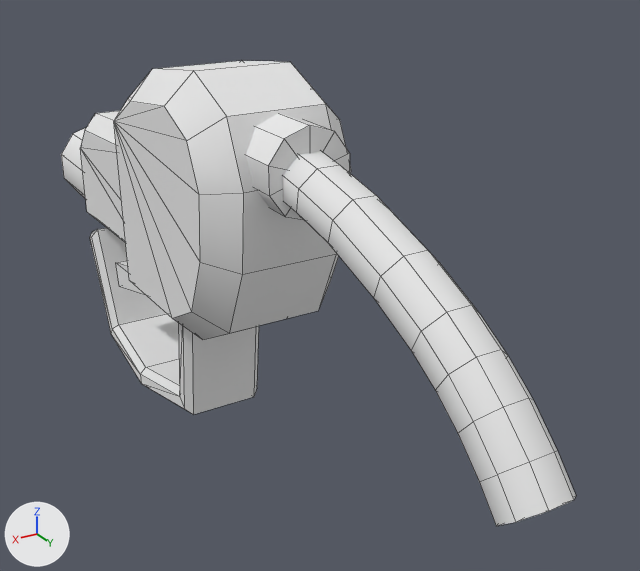
The OBJ model src/main/resources/assets/apocalypse_firstlight/models/block/fuel_dispenser/held_gasoline.obj: old version first, new version second.
Before and after are seen from a 50 mm camera at (0.677, -0.129, 0.663) aimed at (0.466, -0.48, 0.488). Arrows for +X, +Y and +Z are at lower left; the lights stay in place. The picture after the commit comes second. Mesh edges are drawn as thin lines. Where no turn or scale is listed for an object, it has been applied to the vertices. Vertices at exactly the same position are counted once.

Names of what the first picture shows: 'item_gasoline_collar', 'item_gasoline_cover', 'item_gasoline_guard', 'item_gasoline_handle', 'item_gasoline_steel'.
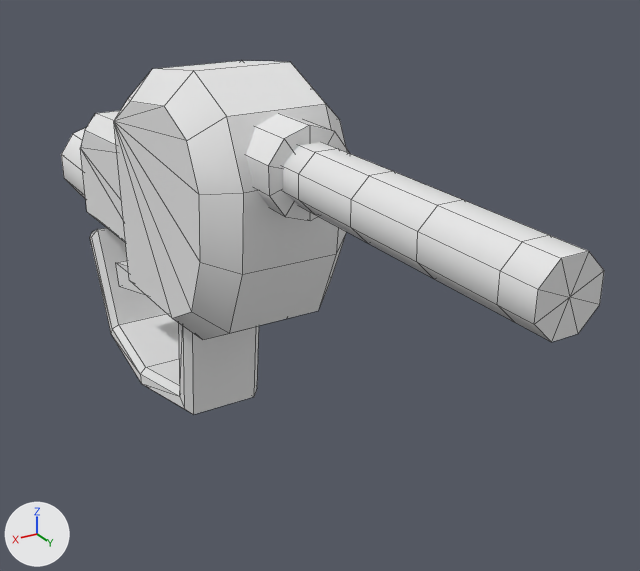
The change, as a list of edits to the scene's bpy script:
```text
Change me_item_gasoline_steel:
    used by ob_item_gasoline_steel; location = (0.0, 0.0, 0.0)
    remove me_item_gasoline_steel.from_pydata(...)  # 96 vertices, 110 faces; spans x 0.475..0.525, y -0.722..-0.282, z 0.474..0.575
    add me_item_gasoline_steel.from_pydata(...)  # 72 vertices, 86 faces; spans x 0.475..0.525, y -0.722..-0.288, z 0.474..0.575
    me_item_gasoline_steel part 1
    25 vertices are removed from x 0.487..0.513, y -0.321..-0.282, z 0.479..0.52
    32 faces are deleted
    48 vertices move from x 0.487..0.513, y -0.459..-0.319, z 0.51..0.575 to x 0.487..0.513, y -0.457..-0.288, z 0.55..0.575
    1 vertex is added at (0.5, -0.288, 0.562)
    8 new faces join them
```

Where the change shows, as pixel boxes (x1, y1, x2, y2) in the pictures (640 x 571 px; the box of a moved part takes in the faces that stretch with it):
'item_gasoline_steel', reshaped (46% shorter)
    before: (61, 128, 576, 526)
    after: (61, 128, 604, 342)
part 1 of me_item_gasoline_steel, moved or reshaped
    before: (436, 350, 576, 526)
    after: (535, 251, 604, 342)
